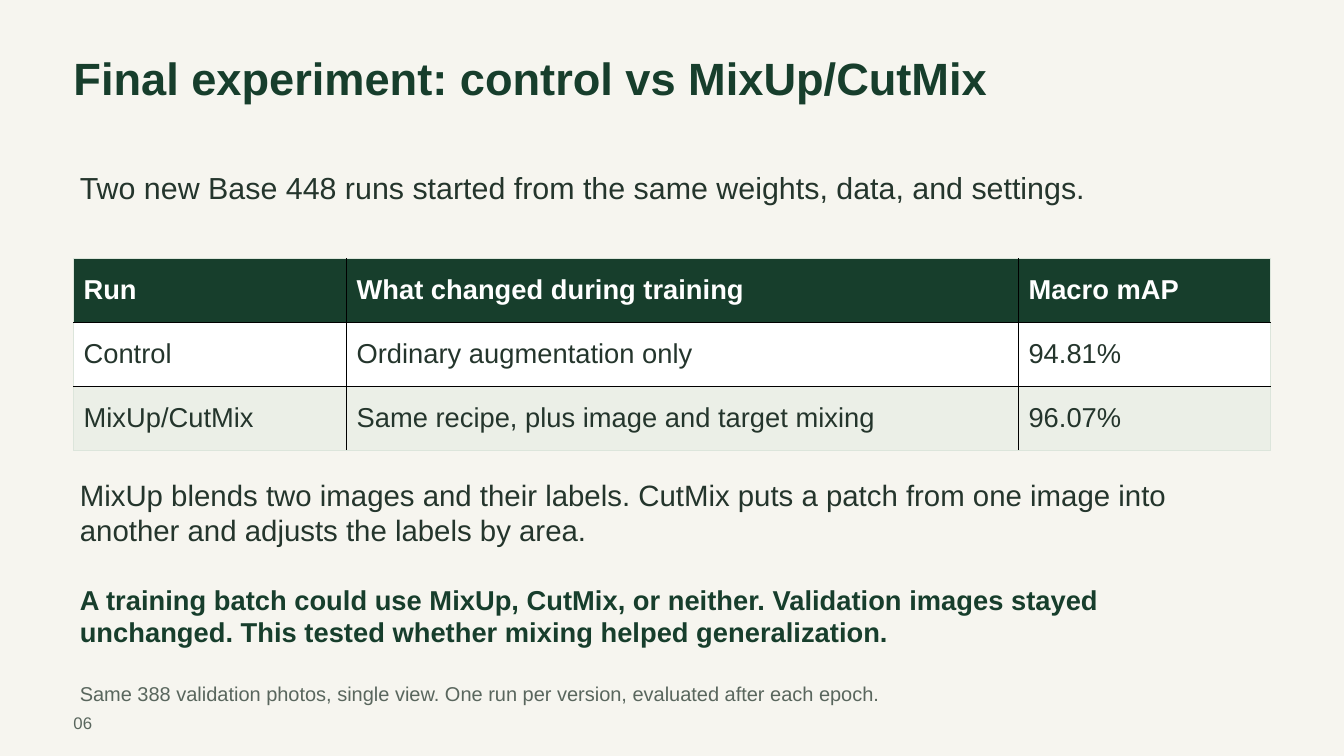
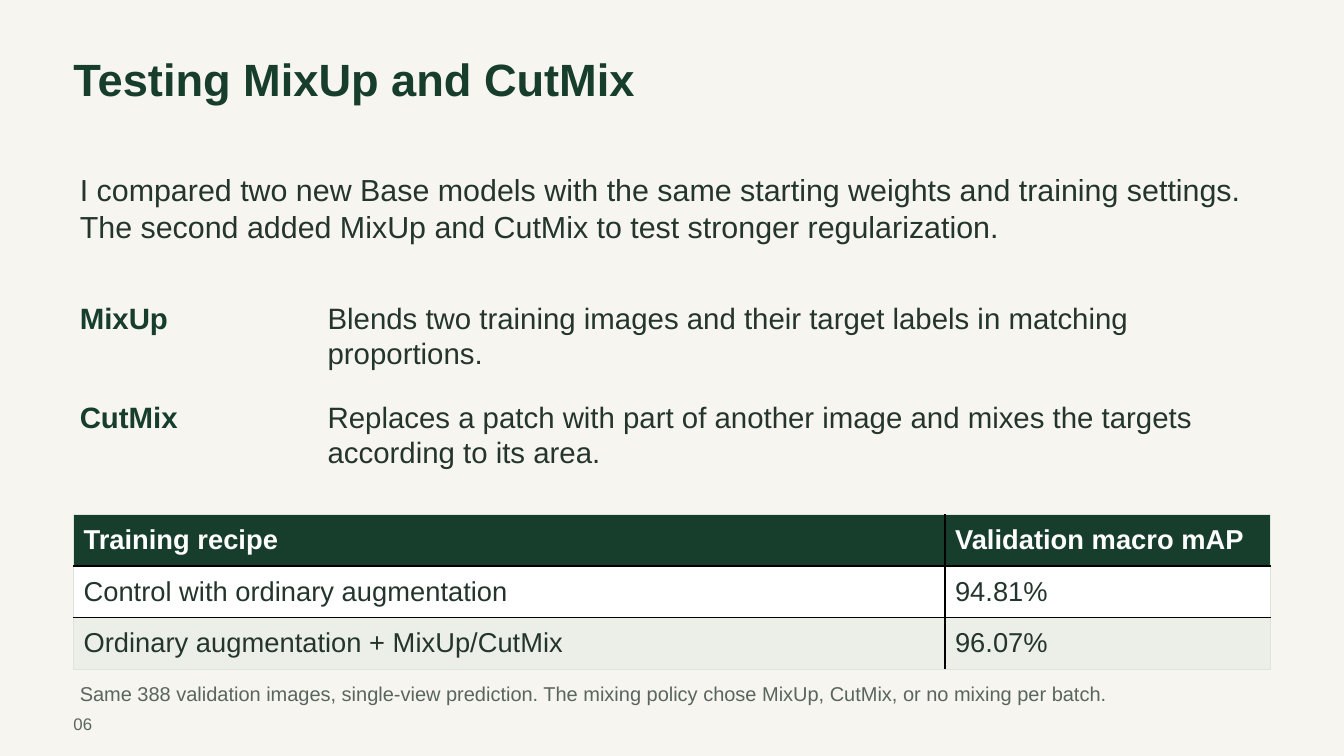
Before and after one commit to abarseghian2005-collab/mroot-plant-disease-classifier, a slide deck: slide 6 of MROOT_ACA_Presentation.pptx. Drawn at 1344x756 pixels with LibreOffice and Linux fonts; fonts in the diff are those of the drawing. Boxes give left, top, right and bottom in pixels: in the first picture for what was removed or moved away, otherwise in the second. Text is boxed around its words. In the diff, an @@ line names an element or a change of style, - is before the commit and + after.

Commit message:
Rewrite presentation in plain English around the project and experiments

```diff
--- a/MROOT_ACA_Presentation.pptx
+++ b/MROOT_ACA_Presentation.pptx
@@ text at <box>73,63,635,105</box>: text changed @@
-Final experiment: control vs MixUp/CutMix
+Testing MixUp and CutMix
@@ text at <box>80,179,1240,244</box>: text changed @@
-Two new Base 448 runs started from the same weights, data, and settings.
+I compared two new Base models with the same starting weights and training settings. The second added MixUp and CutMix to test stronger regularization.
@@ text added at <box>80,307,168,335</box>, 21 pt, text #173E2C, bold @@
+MixUp
@@ text at <box>328,307,1128,370</box>: text changed @@
-MixUp blends two images and their labels. CutMix puts a patch from one image into another and adjusts the labels by area.
+Blends two training images and their target labels in matching proportions.
@@ text at <box>80,406,178,429</box>: text changed; size 19.5 to 21 pt @@
-A training batch could use MixUp, CutMix, or neither. Validation images stayed unchanged. This tested whether mixing helped generalization.
+CutMix
@@ text added at <box>328,406,1192,469</box>, 21 pt, text #24352C @@
+Replaces a patch with part of another image and mixes the targets according to its area.
@@ table at <box>74,514,1271,668</box> @@
-column 1: Run | Control | MixUp/CutMix
-column 2: What changed during training | Ordinary augmentation only | Same recipe, plus image and target mixing
-column 3: Macro mAP | 94.81% | 96.07%
+column 1: Training recipe | Control with ordinary augmentation | Ordinary augmentation + MixUp/CutMix
+column 2: Validation macro mAP | 94.81% | 96.07%
@@ table: place and size @@
-table at <box>74,258,1271,451</box>
+table at <box>74,514,1271,668</box>
@@ text at <box>80,686,1106,705</box>: text changed @@
-Same 388 validation photos, single view. One run per version, evaluated after each epoch.
+Same 388 validation images, single-view prediction. The mixing policy chose MixUp, CutMix, or no mixing per batch.
```
Also in this commit, not shown: 5 other slides changed, 4 slides added, 4 slides removed, 1 other file.
